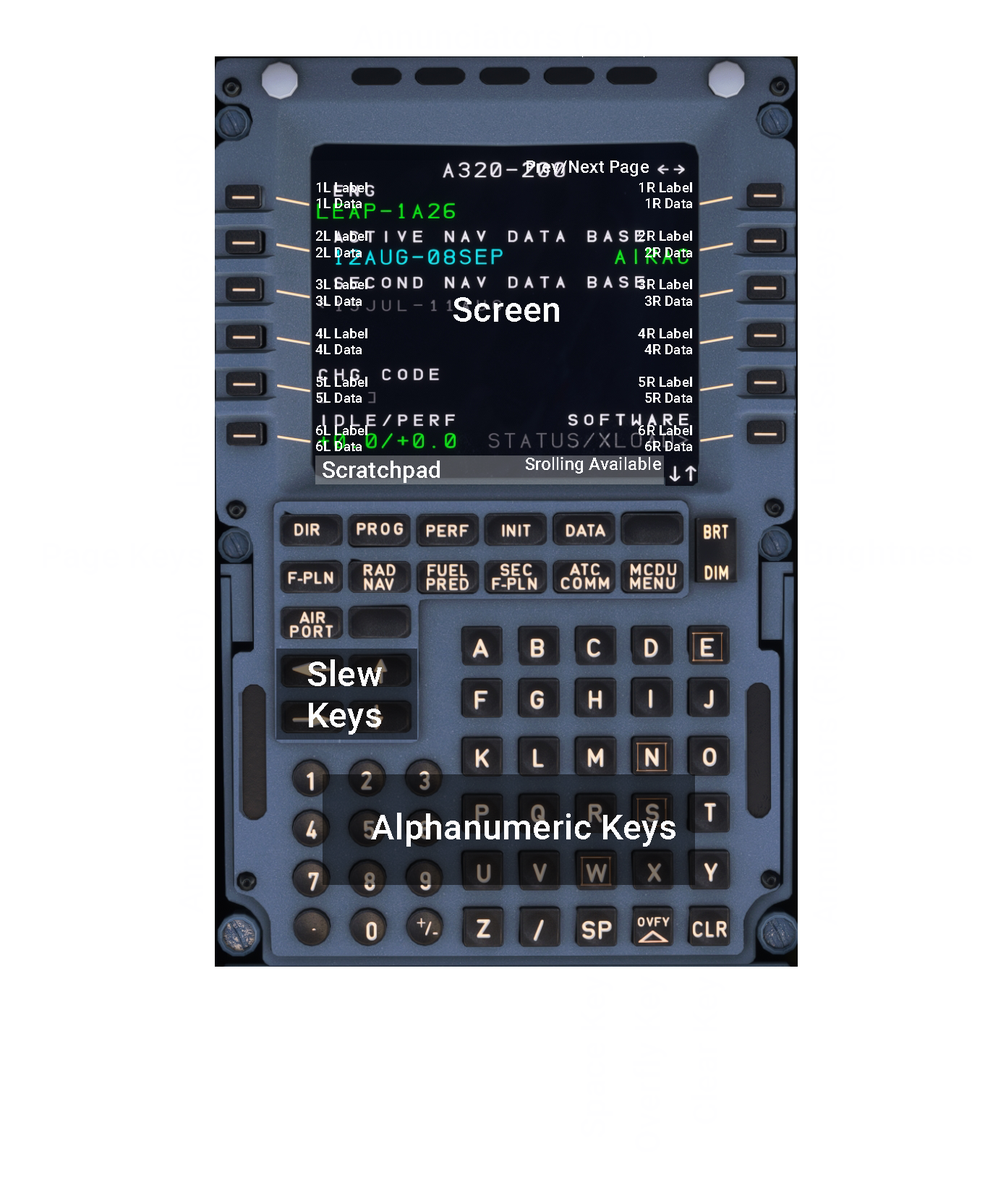
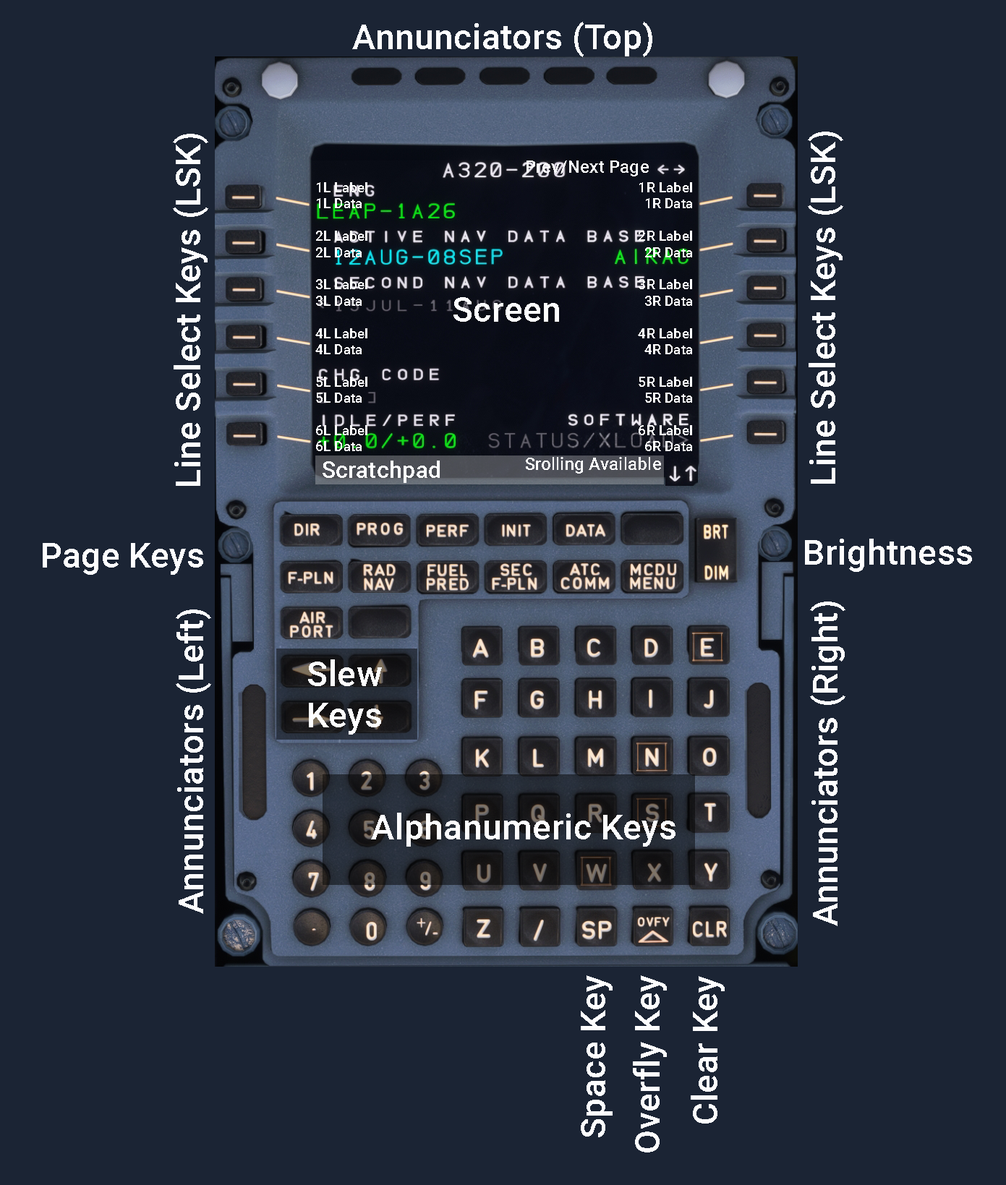
Layers edited between the first and the second w=1006, h=1185 image:
showed "Background" over left=0, top=0, right=1006, bottom=1185
